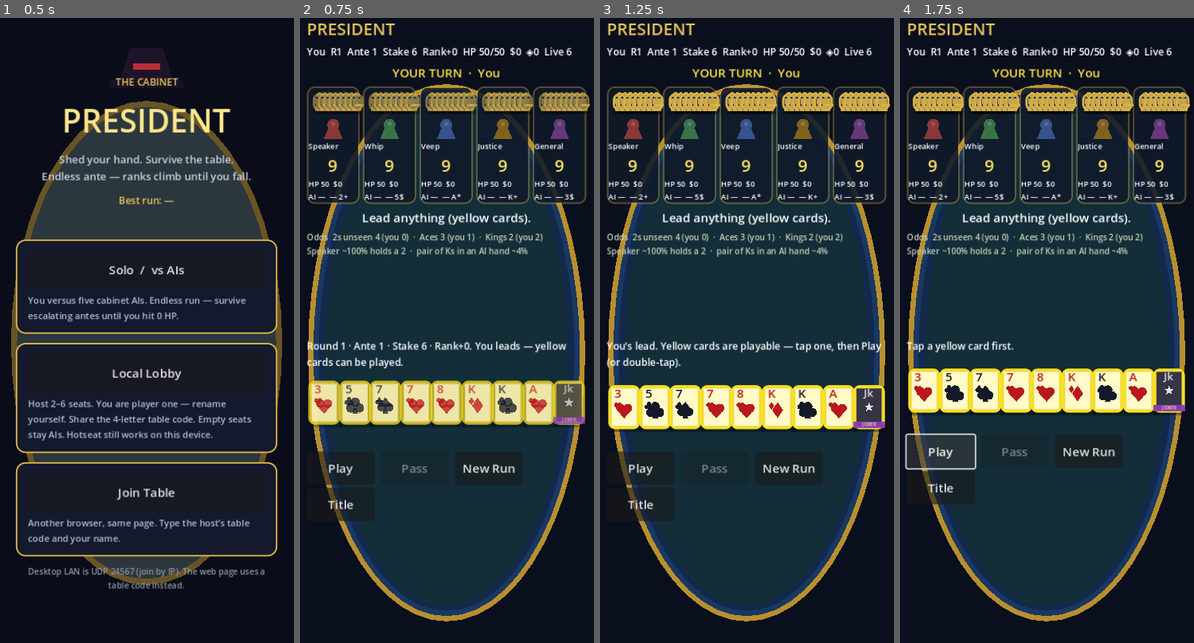
Above: before the commit, frames 1-4 (left to right).
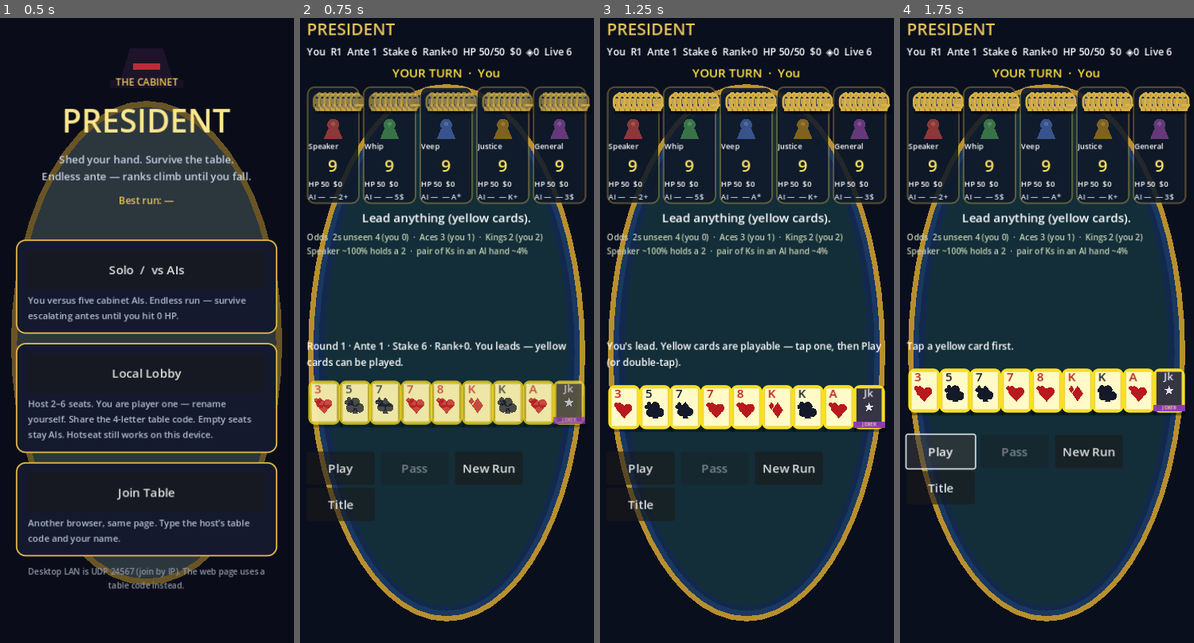
Above: after the commit, the same moments.

Repository: ContinuityDev/Solitaire-roguelike
Game: Godot game, scene res://scenes/main.tscn
The game is run twice, just before and just after one commit, with the same random seed, the same clock (stepped at 60 frames per second) and the same inputs.
Inputs:
- Up to frame 1 (0.5 s): no input
- Up to frame 2 (0.75 s): click "Solo / vs AIs" at 0.5 s
- Up to frame 3 (1.25 s): no input
- Up to frame 4 (1.75 s): click "Play" at 1.25 s

Frame 1 is identical in both runs. In frame 2, less than 0.1% of the frame differs, in the area x 3-93%, y 28-30%; in frame 3, less than 0.1%; in frame 4, less than 0.1%.

Commit message:
Fix joker pile-clear and pass lockout in live play
Jokers now share the same pile-end path as everyone else passing:
clear the pile, return the lead, keep hands, continue the round.
Passed seats stay locked out until the next pile; AI and UI respect
the lockout (PASSED plaques, Play disabled). Tests cover both.

Co-authored-by: ContinuityDev <ContinuityDev@users.noreply.github.com>

Diff:
--- a/scripts/main.gd
+++ b/scripts/main.gd
@@ -702,7 +702,8 @@
 		_lan_push()
 		_continue_turns()
 		return
-	_fire_rank_play(seat, play_base, play_count, was_lead, bool(r.get("finished", false)))
+	if not bool(r.get("joker", false)):
+		_fire_rank_play(seat, play_base, play_count, was_lead, bool(r.get("finished", false)))
 	_message("%s plays %s." % [run.name_of(seat), str(r.get("label", ""))])
 	await _fly_from(origins, combo, seat)
 	_refresh()
@@ -711,6 +712,9 @@
 
 func _on_play() -> void:
 	if game.current_player != _view_seat or not _is_human(_view_seat) or game.round_over:
+		return
+	if game.has_passed(_view_seat):
+		_message("You already passed this pile — wait for the next lead.")
 		return
 	if _is_authority() and _busy:
 		return
@@ -736,7 +740,8 @@
 		_message("Illegal play (%s)." % str(r.get("reason", "")))
 		return
 	_selected.clear()
-	_fire_rank_play(_view_seat, base_rank, int(combo["count"]), was_lead, bool(r.get("finished", false)))
+	if not bool(r.get("joker", false)):
+		_fire_rank_play(_view_seat, base_rank, int(combo["count"]), was_lead, bool(r.get("finished", false)))
 	_message("%s plays %s." % [run.name_of(_view_seat), str(r.get("label", ""))])
 	_busy = true
 	await _fly_from(origins, combo, _view_seat)
@@ -746,6 +751,9 @@
 
 func _on_pass() -> void:
 	if game.current_player != _view_seat or not _is_human(_view_seat) or game.round_over:
+		return
+	if game.has_passed(_view_seat):
+		_message("You already passed this pile.")
 		return
 	if _is_authority() and _busy:
 		return
@@ -774,10 +782,16 @@
 		return
 	if _busy or game.current_player != _view_seat:
 		return
+	if game.has_passed(_view_seat):
+		_message("You already passed this pile.")
+		return
 	_select_from_card(view.card, false)
 
 func _on_card_double(view: CardView) -> void:
 	if _busy or game.current_player != _view_seat or view.card == null:
+		return
+	if game.has_passed(_view_seat):
+		_message("You already passed this pile.")
 		return
 	if not game.rank_is_legal(_view_seat, view.card.rank):
 		_select_from_card(view.card, true)
@@ -787,6 +801,9 @@
 		_on_play()
 
 func _select_from_card(card: CardData, for_play: bool) -> void:
+	if game.has_passed(_view_seat):
+		_message("You already passed this pile.")
+		return
 	var rank: int = card.rank
 	if not game.rank_is_legal(_view_seat, rank):
 		_message("That rank cannot follow %d× %s." % [game.trick_count, game.trick_follow_label()])
@@ -889,7 +906,8 @@
 	)
 
 func _fire_rank_play(seat: int, base_rank: int, count: int = 1, is_lead: bool = false, last_card: bool = false) -> void:
-	if base_rank < 0:
+	# Jokers clear the pile only — never fire rank/combo payouts (and never end the round).
+	if base_rank <= 0 or RankSystem.is_joker(base_rank):
 		return
 	var hand: Array = game.hand_of(seat)
 	var res: Dictionary = run.trigger_rank_play(seat, base_rank, hand, count, is_lead, last_card)
@@ -1381,8 +1399,9 @@
 
 func _set_buttons() -> void:
 	var yours: bool = game.current_player == _view_seat and _is_human(_view_seat) and not game.round_over and not _busy and not _trade_waiting
-	_play_btn.disabled = not yours
-	_pass_btn.disabled = not yours or game.lead
+	var locked_out: bool = game.has_passed(_view_seat)
+	_play_btn.disabled = not yours or locked_out
+	_pass_btn.disabled = not yours or game.lead or locked_out
 
 func _refresh() -> void:
 	if not _playing():
@@ -1424,7 +1443,11 @@
 		psb.bg_color = Color(0.06, 0.10, 0.16, 0.88)
 		psb.set_corner_radius_all(10)
 		psb.set_border_width_all(3 if game.current_player == seat else 2)
-		if game.current_player == seat:
+		if game.has_passed(seat) and not game.lead:
+			psb.border_color = Color(0.45, 0.48, 0.55)
+			psb.bg_color = Color(0.10, 0.10, 0.12, 0.92)
+			psb.set_border_width_all(2)
+		elif game.current_player == seat:
 			psb.border_color = Color(1.0, 0.85, 0.25)
 			psb.bg_color = Color(0.16, 0.16, 0.08, 0.92)
 		else:
@@ -1462,7 +1485,13 @@
 			hp.text = ""
 		var role: String = RoleTrade.short_role(RoleTrade.role_of(run.living_finish(), seat))
 		var kind: String = "P" if _is_human(seat) else "AI"
-		last.text = "%s %s  %s%s" % [kind, role, str(game.last_play_label.get(seat, "—")), run.rank_mod_short(seat)]
+		var last_bit: String = str(game.last_play_label.get(seat, "—"))
+		if game.has_passed(seat) and not game.lead:
+			last_bit = "PASSED"
+			last.add_theme_color_override("font_color", Color(0.70, 0.72, 0.78))
+		else:
+			last.add_theme_color_override("font_color", Color(0.85, 0.88, 0.92))
+		last.text = "%s %s  %s%s" % [kind, role, last_bit, run.rank_mod_short(seat)]
 		if game.peek_seat == seat and not _is_human(seat):
 			var bits: Array[String] = []
 			for c2 in game.hand_of(seat):
@@ -1549,6 +1578,7 @@
 	var positions: Array = plan["positions"]
 	var lift_room: float = 16.0
 	var yours: bool = game.current_player == _view_seat and _is_human(_view_seat) and not _busy and not game.round_over
+	var locked_out: bool = game.has_passed(_view_seat) and not game.lead
 	var picking: bool = _trade_waiting
 	for i in range(n):
 		var card: CardData = hand[i]
@@ -1558,9 +1588,9 @@
 		cv2.set_effect_badge(run.rank_effect_badge(_view_seat, base_r))
 		cv2.set_display_size(cs)
 		cv2.selected = _trade_picks.has(card) if picking else _selected.has(card)
-		var legal: bool = yours and game.rank_is_legal(_view_seat, card.rank)
+		var legal: bool = yours and not locked_out and game.rank_is_legal(_view_seat, card.rank)
 		cv2.highlighted = picking or (legal and not cv2.selected)
-		cv2.dimmed = yours and not legal and not picking
+		cv2.dimmed = (yours and not legal and not picking) or locked_out
 		var base: Vector2 = positions[i] if i < positions.size() else Vector2.ZERO
 		var lift: float = 16.0 if cv2.selected else (5.0 if cv2.highlighted else 0.0)
 		var dest: Vector2 = Vector2(base.x, base.y + lift_room - lift)
@@ -1780,6 +1810,8 @@
 func _host_remote_play(seat: int, rank: int, count: int) -> void:
 	if game.current_player != seat or not _is_human(seat) or game.round_over:
 		return
+	if game.has_passed(seat):
+		return
 	var combo: Dictionary = {"rank": rank, "count": count}
 	if not game.is_legal_combo(combo, seat):
 		return
@@ -1789,7 +1821,8 @@
 	var r: Dictionary = game.play(seat, combo)
 	if not bool(r.get("ok", false)):
 		return
-	_fire_rank_play(seat, play_base, count, was_lead, bool(r.get("finished", false)))
+	if not bool(r.get("joker", false)):
+		_fire_rank_play(seat, play_base, count, was_lead, bool(r.get("finished", false)))
 	_message("%s plays %s." % [run.name_of(seat), str(r.get("label", ""))])
 	_lan_wait.clear()
 	_busy = true
@@ -1801,7 +1834,7 @@
 func _host_remote_pass(seat: int) -> void:
 	if game.current_player != seat or not _is_human(seat) or game.round_over:
 		return
-	if game.lead:
+	if game.lead or game.has_passed(seat):
 		return
 	game.pass_turn(seat)
 	_pop_pass(seat)
--- a/scripts/president_ai.gd
+++ b/scripts/president_ai.gd
@@ -5,6 +5,8 @@
 ## 1 = balanced, 2 = aggressive (follows with 2s more often).
 
 static func choose(game: PresidentGame, seat: int, personality: int = 1) -> Dictionary:
+	if game.has_passed(seat):
+		return {"pass": true}
 	var legal: Array = game.legal_combos(seat)
 	if legal.is_empty():
 		return {"pass": true}
--- a/scripts/president_game.gd
+++ b/scripts/president_game.gd
@@ -3,7 +3,10 @@
 
 ## One round of President. Seat 0 is the human. Combos are N-of-a-kind
 ## of equal rank. 2s are the highest rank (bombs). Pass is always legal;
-## when every living un-finished player passes, the last player to play leads.
+## once a seat passes they are locked out of the current pile. When every
+## other living un-finished player has passed, the pile ends and the last
+## player to play leads. A joker clears the pile the same way (does not end
+## the round).
 
 const SEATS: int = 6
 
@@ -18,7 +21,8 @@
 var trick_power: int = 0 ## numeric follow power; 0 = no trick
 var trick_count: int = 0
 var trick_player: int = -1
-var passes: int = 0
+var passes: int = 0 ## count of seats in passed_seats (compat / HUD)
+var passed_seats: Array = [] ## seats locked out of the current pile
 var last_play_label: Dictionary = {} # seat -> String
 var skip_seat: int = -1
 var must_pass_seat: int = -1
@@ -45,6 +49,7 @@
 	trick_count = 0
 	trick_player = -1
 	passes = 0
+	passed_seats.clear()
 	mods = null
 	# packed / favorite / extra_cards are applied per-seat after deal by RunManager.
 	# Keep the args so older call sites still compile; they no longer grant cards.
@@ -182,9 +187,44 @@
 	taken.reverse()
 	return taken
 
+func has_passed(seat: int) -> bool:
+	return passed_seats.has(seat)
+
+## Start a new pile with `leader` on lead. Clears pass lockouts.
+func _begin_new_pile(leader: int) -> void:
+	lead = true
+	trick_rank = 0
+	trick_printed = 0
+	trick_power = 0
+	trick_count = 0
+	trick_player = -1
+	passes = 0
+	passed_seats.clear()
+	current_player = leader
+
+func _all_others_passed() -> bool:
+	if trick_player < 0:
+		return false
+	var remain: Array = _living_unfinished()
+	if remain.size() <= 1:
+		return true
+	for s in remain:
+		if int(s) == trick_player:
+			continue
+		if not passed_seats.has(int(s)):
+			return false
+	return true
+
+func _mark_passed(seat: int) -> void:
+	if not passed_seats.has(seat):
+		passed_seats.append(seat)
+	passes = passed_seats.size()
+
 func play(seat: int, combo: Dictionary) -> Dictionary:
 	if round_over or seat != current_player:
 		return {"ok": false, "reason": "not your turn"}
+	if has_passed(seat):
+		return {"ok": false, "reason": "already passed this pile"}
 	if must_pass_seat == seat:
 		return {"ok": false, "reason": "filibustered"}
 	if not is_legal_combo(combo, seat):
@@ -204,28 +244,23 @@
 		power_mult = maxi(1, mods.combo_power_mult(seat, base_rank, count, was_lead, emptied))
 	exec_order = false
 	must_pass_seat = -1
-	trick_player = seat
-	passes = 0
 	if RankSystem.is_joker(rank):
-		# Joker clears the current pile and returns the lead to this seat.
-		# It does NOT dump the hand or end the round.
-		lead = true
-		trick_rank = 0
-		trick_printed = 0
-		trick_power = 0
-		trick_count = 0
+		# Joker = pile clear, same as everyone else having passed.
+		# Does NOT dump the hand or end the round.
 		var jlabel: String = "JOKER — pile cleared"
 		last_play_label[seat] = jlabel
 		history.append({"seat": seat, "rank": rank, "count": 1, "joker": true, "clear": true})
+		_begin_new_pile(seat)
 		if emptied and not finished.has(seat):
 			finished.append(seat)
 			last_play_label[seat] = "OUT %d%s" % [finished.size(), _ord(finished.size())]
 			_check_round_over()
 			if not round_over:
+				# Emptied seat cannot lead the next pile.
 				_next_player()
-		else:
-			current_player = seat
 		return {"ok": true, "label": jlabel, "finished": emptied, "joker": true, "clear": true, "base_rank": base_rank, "count": count, "lead": was_lead}
+	# Normal play: seat becomes trick winner. Passed seats stay locked out.
+	trick_player = seat
 	lead = false
 	trick_printed = rank
 	trick_count = count
@@ -245,8 +280,12 @@
 func pass_turn(seat: int) -> Dictionary:
 	if round_over or seat != current_player:
 		return {"ok": false}
+	if lead:
+		return {"ok": false, "reason": "cannot pass on lead"}
+	if has_passed(seat):
+		return {"ok": false, "reason": "already passed this pile"}
 	last_play_label[seat] = "pass"
-	passes += 1
+	_mark_passed(seat)
 	exec_order = false
 	must_pass_seat = -1
 	_advance_after_pass()
@@ -259,6 +298,15 @@
 	_check_round_over()
 	if round_over:
 		return
+	# If everyone else already passed before this play, the pile ends immediately
+	# (e.g. last non-passed seat played and emptied, or only they remained).
+	if _all_others_passed():
+		var leader: int = trick_player
+		_begin_new_pile(leader)
+		if finished.has(current_player):
+			_next_player()
+		_check_round_over()
+		return
 	_next_player()
 
 func _advance_after_pass() -> void:
@@ -266,15 +314,10 @@
 	if remain.size() <= 1:
 		_check_round_over()
 		return
-	# Everyone except the trick winner has passed.
-	if passes >= remain.size() - 1 and trick_player >= 0:
-		lead = true
-		trick_rank = 0
-		trick_printed = 0
-		trick_power = 0
-		trick_count = 0
-		passes = 0
-		current_player = trick_player
+	# Everyone except the trick winner has passed → pile ends.
+	if _all_others_passed():
+		var leader: int = trick_player
+		_begin_new_pile(leader)
 		if finished.has(current_player):
 			_next_player()
 		_check_round_over()
@@ -289,14 +332,27 @@
 	var idx: int = remain.find(current_player)
 	if idx < 0:
 		idx = 0
-	else:
+	var attempts: int = 0
+	while attempts < remain.size():
 		idx = (idx + 1) % remain.size()
-	current_player = int(remain[idx])
-	if skip_seat == current_player:
-		skip_seat = -1
-		var si: int = remain.find(current_player)
-		idx = (si + 1) % remain.size()
 		current_player = int(remain[idx])
+		attempts += 1
+		if skip_seat == current_player:
+			skip_seat = -1
+			continue
+		# Skip seats that already passed this pile (lockout).
+		if not lead and has_passed(current_player):
+			continue
+		return
+	# Every unfinished seat is locked out — end the pile (same as all others passed).
+	if not lead and trick_player >= 0:
+		var leader: int = trick_player
+		_begin_new_pile(leader)
+		if finished.has(current_player):
+			var remain2: Array = _living_unfinished()
+			if remain2.is_empty():
+				return
+			current_player = int(remain2[0])
 
 func _check_round_over() -> void:
 	var remain: Array = _living_unfinished()
@@ -339,6 +395,7 @@
 		"trick_count": trick_count,
 		"trick_player": trick_player,
 		"passes": passes,
+		"passed_seats": passed_seats.duplicate(),
 		"skip_seat": skip_seat,
 		"must_pass_seat": must_pass_seat,
 		"exec_order": exec_order,
@@ -366,7 +423,10 @@
 	trick_power = int(d.get("trick_power", 0))
 	trick_count = int(d.get("trick_count", 0))
 	trick_player = int(d.get("trick_player", -1))
-	passes = int(d.get("passes", 0))
+	passed_seats = []
+	for ps in d.get("passed_seats", []):
+		passed_seats.append(int(ps))
+	passes = passed_seats.size()
 	skip_seat = int(d.get("skip_seat", -1))
 	must_pass_seat = int(d.get("must_pass_seat", -1))
 	exec_order = bool(d.get("exec_order", false))
--- a/scripts/rank.gd
+++ b/scripts/rank.gd
@@ -2,7 +2,7 @@
 extends RefCounted
 
 ## Standard French ranks. President power is 3-low through Ace, with 2s
-## sitting above Ace as the bomb rank. Rank 0 is a Joker (round-ender).
+## sitting above Ace as the bomb rank. Rank 0 is a Joker (pile clearer).
 ## Ranks 16+ are "super" faces used by round inflation and uncapped promotes;
 ## their follow power equals the rank number (so they climb past bombs).
 
--- a/tests/logic_test.gd
+++ b/tests/logic_test.gd
@@ -420,39 +420,51 @@
 	_check(gblue.is_legal_combo(ai_blue["combo"], 1), "AI follow of a blue trick is legal")
 	rmod.free()
 
-	# Joker: always legal; clears the pile and returns the lead — does NOT end the round.
+	# Joker: always legal; clears the pile (like everyone passed) — does NOT end the round.
 	var gj: PresidentGame = PresidentGame.new()
-	gj.living = [0, 1, 2]
+	gj.living = [0, 1, 2, 3, 4, 5]
 	gj.hands = {
-		0: [CardData.new(RankSystem.JOKER, 0, true), CardData.new(4, 0, true)],
+		0: [CardData.new(RankSystem.JOKER, 0, true), CardData.new(4, 0, true), CardData.new(5, 0, true)],
 		1: [CardData.new(7, 0, true), CardData.new(8, 0, true)],
-		2: [CardData.new(3, 0, true)],
+		2: [CardData.new(3, 0, true), CardData.new(6, 0, true)],
+		3: [CardData.new(9, 0, true)],
+		4: [CardData.new(10, 0, true)],
+		5: [CardData.new(11, 0, true)],
 	}
+	gj.current_player = 1
+	gj.lead = true
+	var lead_ok: Dictionary = gj.play(1, {"rank": 7, "count": 1})
+	_check(bool(lead_ok.get("ok", false)), "AI can lead before joker test")
+	gj.pass_turn(2)
+	gj.pass_turn(3)
+	_check(gj.has_passed(2) and gj.has_passed(3), "passers are locked out of the pile")
 	gj.current_player = 0
-	gj.lead = false
-	gj.trick_rank = 10
-	gj.trick_count = 1
-	gj.trick_power = 10
-	gj.trick_printed = 10
 	_check(gj.is_legal_combo({"rank": RankSystem.JOKER, "count": 1}, 0), "a single joker is always legal")
 	var pj: Dictionary = gj.play(0, {"rank": RankSystem.JOKER, "count": 1})
 	_check(bool(pj.get("joker", false)) and bool(pj.get("ok", false)), "joker play is flagged")
 	_check(bool(pj.get("clear", false)), "joker clears the pile")
 	_check(not gj.round_over, "joker does not end the round")
 	_check(gj.finished.is_empty(), "joker does not finish the seat when cards remain")
-	_check(gj.hand_of(0).size() == 1, "joker only removes itself; rest of hand stays")
+	_check(gj.hand_of(0).size() == 2, "joker only removes itself; rest of hand stays")
+	_check(gj.hand_of(1).size() == 1, "other hands untouched by joker")
 	_check(gj.lead and gj.trick_count == 0 and gj.trick_power == 0, "pile cleared; seat has the lead")
 	_check(gj.current_player == 0, "joker player keeps the lead")
+	_check(gj.passed_seats.is_empty(), "joker clears pass lockouts for the new pile")
+	_check(not gj.has_passed(2), "previous passers can play on the next pile")
+	# Mid-round joker with six seats still living must not trigger round_over.
+	_check(gj.active_seats().size() == 6, "all seats still active after joker")
 	# Follow-joker as last card: seat finishes, but round continues if others remain.
 	gj.lead = false
 	gj.round_over = false
 	gj.finished.clear()
+	gj.passed_seats.clear()
 	gj.hands[1] = [CardData.new(RankSystem.JOKER, 1, true)]
 	gj.hands[0] = [CardData.new(4, 0, true)]
 	gj.hands[2] = [CardData.new(3, 0, true)]
 	gj.trick_rank = 10
 	gj.trick_count = 2
 	gj.trick_power = 10
+	gj.trick_player = 0
 	gj.current_player = 1
 	_check(gj.is_legal_combo({"rank": RankSystem.JOKER, "count": 1}, 1), "joker can follow any trick")
 	var pj2: Dictionary = gj.play(1, {"rank": RankSystem.JOKER, "count": 1})
@@ -460,6 +472,85 @@
 	_check(not gj.round_over, "follow-joker does not end the round while others remain")
 	_check(gj.finished.size() == 1 and int(gj.finished[0]) == 1, "only the joker seat finished")
 	_check(gj.lead and gj.trick_count == 0, "follow-joker still clears the pile")
+
+	# Pass lockout: once you pass, you cannot play again until the pile ends.
+	var gp: PresidentGame = PresidentGame.new()
+	gp.living = [0, 1, 2, 3]
+	gp.hands = {
+		0: [CardData.new(5, 0, true), CardData.new(9, 0, true)],
+		1: [CardData.new(6, 0, true), CardData.new(8, 0, true)],
+		2: [CardData.new(7, 0, true), CardData.new(10, 0, true)],
+		3: [CardData.new(4, 0, true), CardData.new(11, 0, true)],
+	}
+	gp.current_player = 0
+	gp.lead = true
+	gp.play(0, {"rank": 5, "count": 1})
+	_check(gp.current_player == 1 and not gp.lead, "after lead, next seat follows")
+	gp.pass_turn(1)
+	_check(gp.has_passed(1), "seat 1 is locked out after pass")
+	_check(gp.current_player == 2, "turn advances past passer")
+	# Seat 2 plays over — seat 1 stays locked out.
+	gp.play(2, {"rank": 7, "count": 1})
+	_check(gp.trick_player == 2, "seat 2 is the new trick winner")
+	_check(gp.has_passed(1), "passer stays locked after someone else plays")
+	var locked_play: Dictionary = gp.play(1, {"rank": 6, "count": 1})
+	_check(not bool(locked_play.get("ok", true)), "passed seat cannot play again this pile")
+	# Force current to seat 1 and ensure play still rejected / next_player skips them.
+	gp.current_player = 1
+	var locked_play2: Dictionary = gp.play(1, {"rank": 8, "count": 1})
+	_check(not bool(locked_play2.get("ok", true)), "passed seat rejected even if current_player forced")
+	gp.current_player = 3
+	gp.pass_turn(3)
+	_check(gp.has_passed(3), "seat 3 passed")
+	# Seat 0 still to act (or already past). Advance: only non-passed seats play.
+	# Remaining non-passed besides trick_player(2): seat 0. Seat 1 and 3 passed.
+	if gp.current_player != 0 and not gp.lead:
+		# Keep passing/playing until pile ends or seat 0's turn.
+		if gp.current_player == 0:
+			pass
+		elif not gp.has_passed(gp.current_player) and gp.current_player != 2:
+			gp.pass_turn(gp.current_player)
+	# Ensure seat 0 can still act, then pass → pile should end (1 and 3 already passed).
+	if not gp.lead:
+		gp.current_player = 0
+		gp.pass_turn(0)
+	_check(gp.lead, "pile ends when every other seat has passed")
+	_check(gp.current_player == 2, "last player to play leads the next pile")
+	_check(gp.passed_seats.is_empty(), "new pile clears pass lockouts")
+	_check(not gp.has_passed(1), "previous passers unlocked on new pile")
+	# AI respects lockout: choose returns pass when already passed.
+	gp.passed_seats = [1]
+	gp.lead = false
+	gp.trick_player = 2
+	gp.trick_count = 1
+	gp.trick_power = 7
+	var ai_locked: Dictionary = PresidentAI.choose(gp, 1, 1)
+	_check(bool(ai_locked.get("pass", false)), "AI passes when locked out of the pile")
+	# After a pass, turn never returns to that seat until the pile ends.
+	var gs: PresidentGame = PresidentGame.new()
+	gs.living = [0, 1, 2, 3]
+	gs.hands = {
+		0: [CardData.new(3, 0, true), CardData.new(9, 0, true)],
+		1: [CardData.new(5, 0, true), CardData.new(10, 0, true)],
+		2: [CardData.new(6, 0, true), CardData.new(11, 0, true)],
+		3: [CardData.new(7, 0, true), CardData.new(12, 0, true)],
+	}
+	gs.current_player = 0
+	gs.lead = true
+	gs.play(0, {"rank": 3, "count": 1})
+	gs.pass_turn(1)
+	_check(gs.has_passed(1), "seat 1 locked after pass")
+	# Seat 2 plays, then seat 3 — seat 1 must never become current while still locked.
+	gs.play(2, {"rank": 6, "count": 1})
+	_check(gs.current_player != 1, "locked seat skipped after another play")
+	gs.pass_turn(3)
+	_check(gs.current_player != 1, "locked seat skipped after later pass")
+	_check(gs.has_passed(1), "seat 1 still locked until pile ends")
+	# Seat 0 passes → everyone else passed → pile ends, seat 2 leads.
+	if gs.current_player == 0:
+		gs.pass_turn(0)
+	_check(gs.lead and gs.current_player == 2, "pile ends for last player who played")
+	_check(not gs.has_passed(1), "lockouts clear on the new pile")
 
 	var phone_h: Dictionary = HandLayout.plan(13, 360.0, Vector2(70, 98))
 	_check(bool(phone_h["fits"]), "13 cards stay on a phone-width row")
